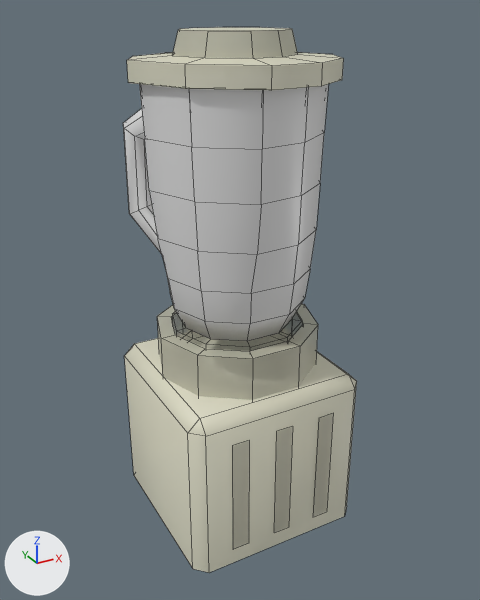
Renders of the FBX model Assets/Art/Models/Furniture/Machines/Kitchen/blender.fbx from each side of a commit.
Rendered twice from a 50 mm camera at (-0.417, -0.769, 0.746) aimed at (0.022, 0.029, 0.347). The axes (+X, +Y, +Z) are drawn at lower left. The lights are the same throughout. Mesh edges are drawn as thin lines. Where no turn or scale is listed for an object, it has been applied to the vertices.

Names of what the first picture shows: 'Blender', 'Blender_Container'.
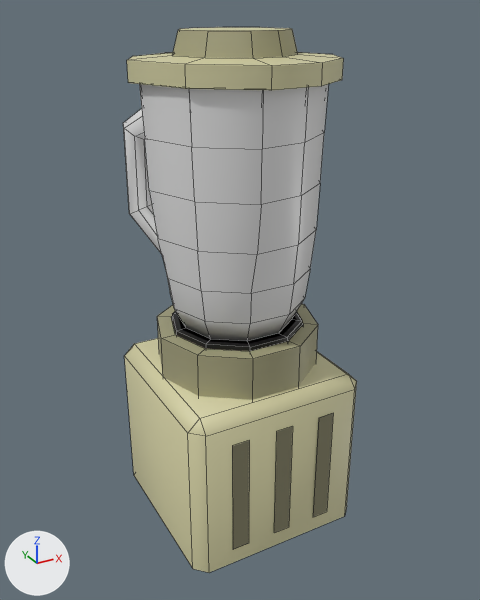
Where the newer file only moved an object's origin or applied its transform, the numbers keep the older frame.

Where the change shows, as pixel boxes [x1, y1, x2, y2] in the pictures (480 x 600 px):
'Blender_Container', surface changed, recoloured (grey to beige): [127, 27, 344, 351] in both
'Blender', surface changed, recoloured, turned (grey to beige): [124, 303, 357, 573] in both
part 2 of me_cube_014, recoloured (grey to beige): [127, 27, 344, 90] in both

The edits, one by one:
Picture 'Palette05.png' (img_palette05_png) is now built by load_image('Palette05.png', '../../../../Textures/Palette05.png', 256, 256, 'sRGB') instead of load_image('Palette05.png', '../../../../Textures/Palette05.png', 256, 256, 'Non-Color').
Material 'Palette05' (mat_palette05) is new.
Its texture is img_palette05_png.
me_cube_014 has 182 vertices, 159 faces and spans x -0.137..0.137, y -0.134..0.139, z 0.0..0.456.
me_cube_014 is used by ob_blender_container; location (0.0, 0.0, 0.267).
me_cube_014 part 2: all 74 faces that had it switch from mat_palette05_001 to mat_palette05 (picture img_palette05_png).
me_cube_018 has 168 vertices, 112 faces and spans x -0.134..0.134, y 0.005..0.331, z -0.234..0.136.
me_cube_018 is used by ob_blender; location (0.0, 0.0, 0.0); rotation (1.571, 0.0, 0.0), in degrees (90, 0, 0).
me_cube_018 no longer uses material mat_palette05_001.
me_cube_018 part 1: the whole mesh is turned -180 degrees about the y axis through the mesh origin.
me_cube_018 now uses material mat_palette05 (picture img_palette05_png).
Object 'Blender' (ob_blender) turns from (90, 0, 0) to (90, 0, -180) degrees about x, y and z.
